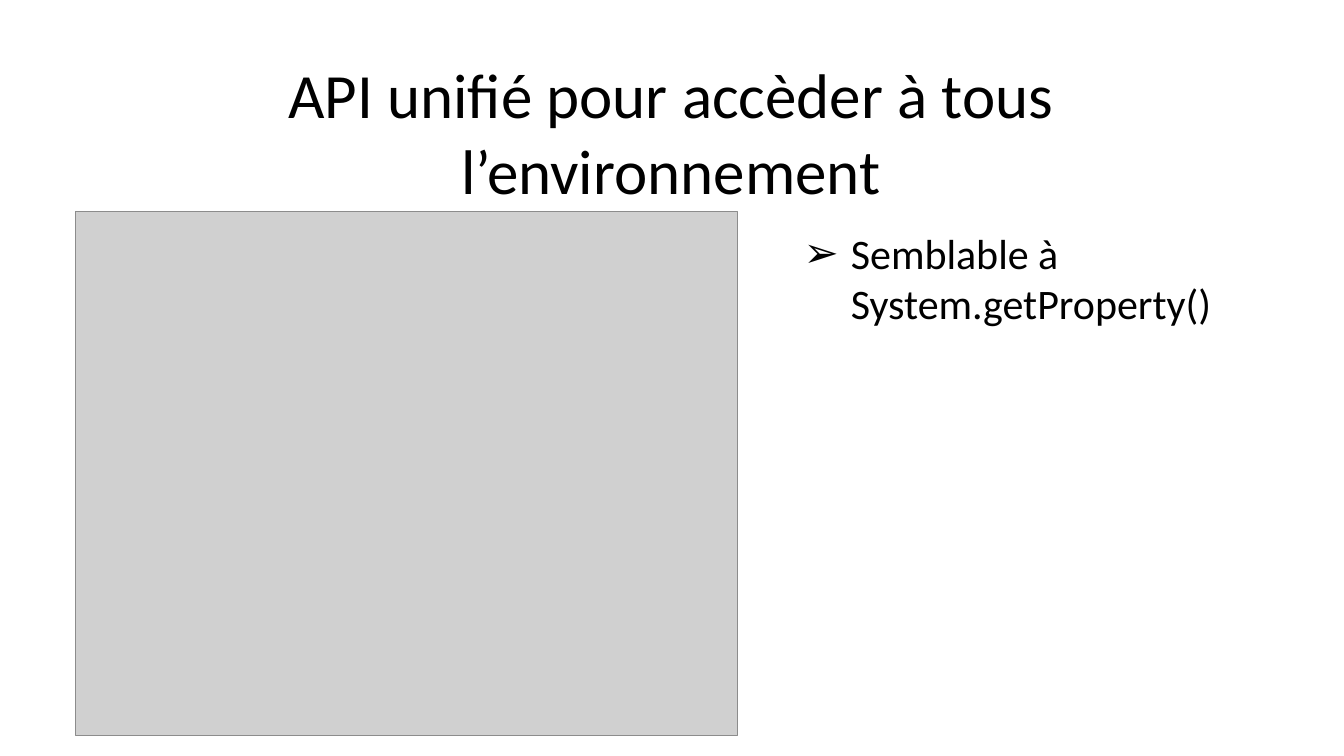
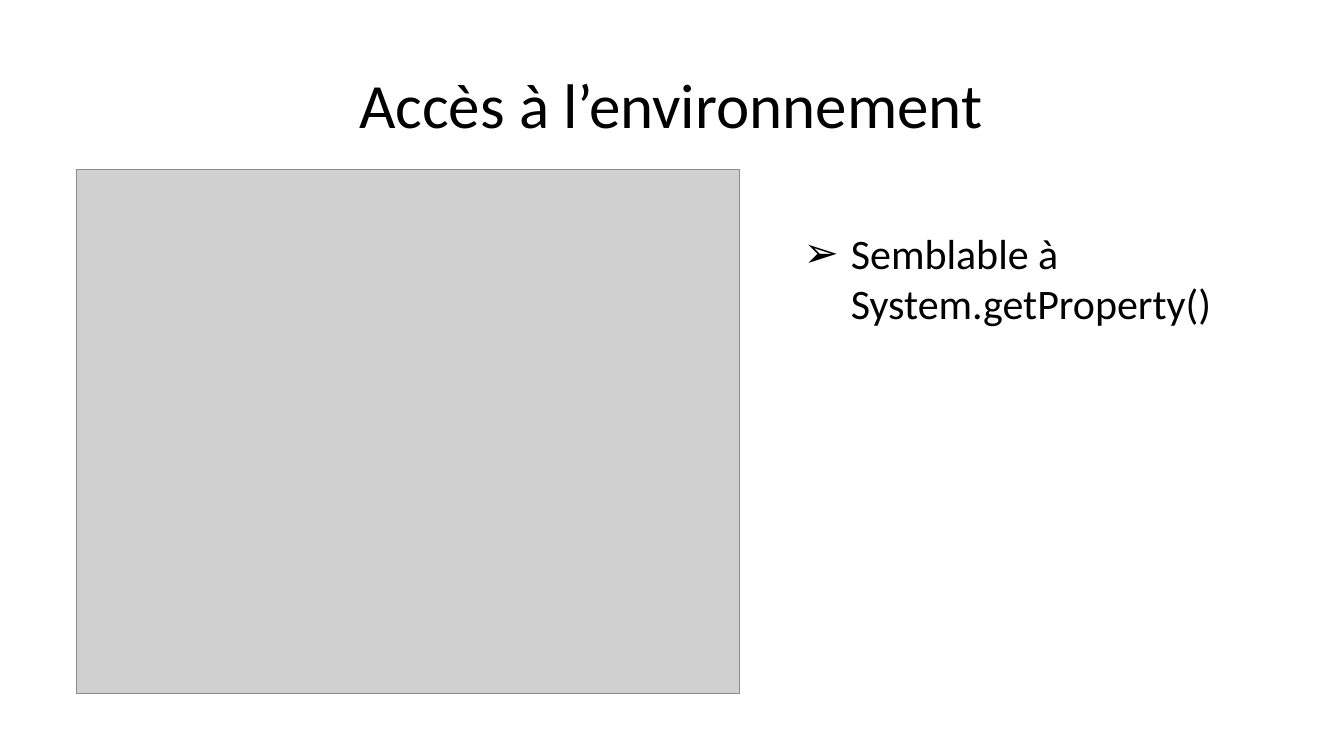
Before and after one commit to dbaeli/conf4j, a slide deck: slide 13 of conf4j-slides/Devops_Configuration_Jungle_Devoxx_FR_2012.pptx. Drawn at 1344x756 pixels with LibreOffice and Linux fonts; fonts in the diff are those of the drawing; grey boxes stand for pictures; background and template pictures are left out. Boxes give left, top, right and bottom in pixels: in the first picture for what was removed or moved away, otherwise in the second. Text is boxed around its words. In the diff, an @@ line names an element or a change of style, - is before the commit and + after.

```diff
--- a/conf4j-slides/Devops_Configuration_Jungle_Devoxx_FR_2012.pptx
+++ b/conf4j-slides/Devops_Configuration_Jungle_Devoxx_FR_2012.pptx
@@ title at [359,83,982,129]: text changed @@
-API unifié pour accèder à tous l’environnement
+Accès à l’environnement
@@ picture: place and size @@
-picture at [75,212,737,735]
+picture at [76,169,739,693]
```
Also in this commit, not shown: 8 other slides changed, 1 slide added, 1 slide removed.
